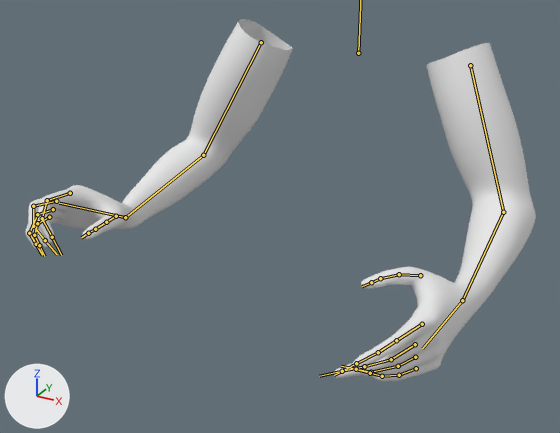
Before and after pictures for a commit that changed the FBX model Assets/Meshes/Arms.fbx.
Rendered twice from a camera (50 mm lens) standing at (0.404, -0.951, 0.215) and looking at (-0.001, -0.214, -0.153). The lights are fixed; the arrows at lower left show +X, +Y and +Z. Both versions are drawn at frame 1 of the action 'Door'; the numbers are the values there. The bones that bend it are drawn over the model as lines.
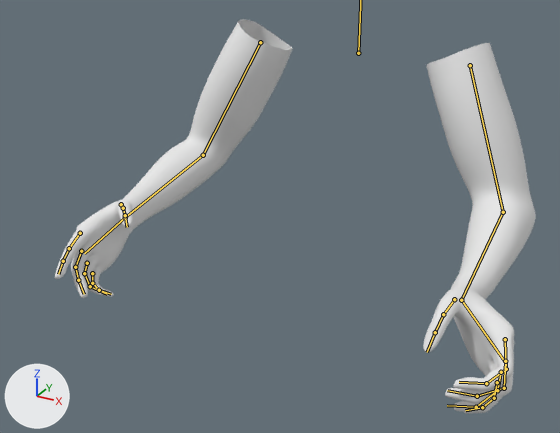
Edits to the bpy script that builds the scene:
```text
Change bone_rhand:
    where bone_rhand = bpy.data.objects['Armature'].pose.bones['RHand']  # child of 'RForearm'
    bone_rhand.rotation_quaternion: (0.83, -0.353, -0.401, -0.161) -> (1.0, 0.0, 0.0, 0.0)  # degrees (-47, -51, 1) -> degrees (0, 0, 0)
Change bone_rpointer:
    where bone_rpointer = bpy.data.objects['Armature'].pose.bones['RPointer']  # child of 'RHand'
    bone_rpointer.rotation_quaternion: (0.991, 0.083, 0.017, 0.104) -> (1.0, 0.0, 0.0, 0.0)  # degrees (10, 1, 12) -> degrees (0, 0, 0)
Change bone_rpointer1:
    where bone_rpointer1 = bpy.data.objects['Armature'].pose.bones['RPointer1']  # child of 'RPointer'
    bone_rpointer1.rotation_quaternion: (0.914, 0.211, -0.005, 0.346) -> (1.0, 0.0, 0.0, 0.0)  # degrees (23, -9, 40) -> degrees (0, 0, 0)
Change bone_rpointer2:
    where bone_rpointer2 = bpy.data.objects['Armature'].pose.bones['RPointer2']  # child of 'RPointer1'
    bone_rpointer2.rotation_quaternion: (0.943, 0.143, 0.0, 0.3) -> (1.0, 0.0, 0.0, 0.0)  # degrees (16, -5, 35) -> degrees (0, 0, 0)
Change bone_rmiddlefinger1:
    where bone_rmiddlefinger1 = bpy.data.objects['Armature'].pose.bones['RMiddlefinger1']  # child of 'RMiddlefinger'
    bone_rmiddlefinger1.rotation_quaternion: (0.916, 0.139, 0.049, 0.372) -> (1.0, 0.0, 0.0, 0.0)  # degrees (17, -1, 44) -> degrees (0, 0, 0)
Change bone_rmiddlefinger2:
    where bone_rmiddlefinger2 = bpy.data.objects['Armature'].pose.bones['RMiddlefinger2']  # child of 'RMiddlefinger1'
    bone_rmiddlefinger2.rotation_quaternion: (0.954, 0.101, 0.01, 0.282) -> (1.0, 0.0, 0.0, 0.0)  # degrees (11, -2, 33) -> degrees (0, 0, 0)
Change bone_rring1:
    where bone_rring1 = bpy.data.objects['Armature'].pose.bones['RRing1']  # child of 'RRing'
    bone_rring1.rotation_quaternion: (0.982, 0.061, -0.006, 0.177) -> (1.0, 0.0, 0.0, 0.0)  # degrees (7, -2, 20) -> degrees (0, 0, 0)
Change bone_rring2:
    where bone_rring2 = bpy.data.objects['Armature'].pose.bones['RRing2']  # child of 'RRing1'
    bone_rring2.rotation_quaternion: (0.985, 0.038, 0.0, 0.17) -> (1.0, 0.0, 0.0, 0.0)  # degrees (4, -1, 20) -> degrees (0, 0, 0)
Change bone_rpinky:
    where bone_rpinky = bpy.data.objects['Armature'].pose.bones['RPinky']  # child of 'RHand'
    bone_rpinky.rotation_quaternion: (1.0, 0.018, 0.003, 0.023) -> (1.0, 0.0, 0.0, 0.0)  # degrees (2, 0, 3) -> degrees (0, 0, 0)
Change bone_rpinky1:
    where bone_rpinky1 = bpy.data.objects['Armature'].pose.bones['RPinky1']  # child of 'RPinky'
    bone_rpinky1.rotation_quaternion: (0.992, 0.035, 0.008, 0.119) -> (1.0, 0.0, 0.0, 0.0)  # degrees (4, 0, 14) -> degrees (0, 0, 0)
Change bone_rpinky2:
    where bone_rpinky2 = bpy.data.objects['Armature'].pose.bones['RPinky2']  # child of 'RPinky1'
    bone_rpinky2.rotation_quaternion: (0.994, 0.025, 0.0, 0.103) -> (1.0, 0.0, 0.0, 0.0)  # degrees (3, 0, 12) -> degrees (0, 0, 0)
Change bone_lhand:
    where bone_lhand = bpy.data.objects['Armature'].pose.bones['LHand']  # child of 'LForearm'
    bone_lhand.rotation_quaternion: (1.0, 0.0, 0.0, 0.0) -> (0.907, -0.419, 0.022, -0.026)  # degrees (0, 0, 0) -> degrees (-50, 1, -4)
Change bone_lthumb:
    where bone_lthumb = bpy.data.objects['Armature'].pose.bones['LThumb']  # child of 'LHand'
    bone_lthumb.rotation_quaternion: (1.0, 0.0, 0.0, 0.0) -> (0.987, -0.155, -0.049, -0.009)  # degrees (0, 0, 0) -> degrees (-18, -6, 0)
Change bone_lthumb1:
    where bone_lthumb1 = bpy.data.objects['Armature'].pose.bones['LThumb1']  # child of 'LThumb'
    bone_lthumb1.rotation_quaternion: (1.0, 0.0, 0.0, 0.0) -> (0.996, -0.076, -0.024, -0.043)  # degrees (0, 0, 0) -> degrees (-9, -3, -5)
Change bone_lpointer:
    where bone_lpointer = bpy.data.objects['Armature'].pose.bones['LPointer']  # child of 'LHand'
    bone_lpointer.rotation_quaternion: (1.0, 0.0, 0.0, 0.0) -> (0.994, 0.031, -0.028, -0.102)  # degrees (0, 0, 0) -> degrees (4, -3, -12)
Change bone_lpointer1:
    where bone_lpointer1 = bpy.data.objects['Armature'].pose.bones['LPointer1']  # child of 'LPointer'
    bone_lpointer1.rotation_quaternion: (1.0, 0.0, 0.0, 0.0) -> (0.928, 0.2, -0.066, -0.309)  # degrees (0, 0, 0) -> degrees (24, 0, -37)
Change bone_lpointer2:
    where bone_lpointer2 = bpy.data.objects['Armature'].pose.bones['LPointer2']  # child of 'LPointer1'
    bone_lpointer2.rotation_quaternion: (1.0, 0.0, 0.0, 0.0) -> (0.946, 0.128, -0.015, -0.296)  # degrees (0, 0, 0) -> degrees (15, 3, -34)
Change bone_lmiddlefinger:
    where bone_lmiddlefinger = bpy.data.objects['Armature'].pose.bones['LMiddlefinger']  # child of 'LHand'
    bone_lmiddlefinger.rotation_quaternion: (1.0, 0.0, 0.0, 0.0) -> (0.997, 0.041, -0.005, -0.058)  # degrees (0, 0, 0) -> degrees (5, 0, -7)
Change bone_lmiddlefinger1:
    where bone_lmiddlefinger1 = bpy.data.objects['Armature'].pose.bones['LMiddlefinger1']  # child of 'LMiddlefinger'
    bone_lmiddlefinger1.rotation_quaternion: (1.0, 0.0, 0.0, 0.0) -> (0.933, 0.141, -0.025, -0.33)  # degrees (0, 0, 0) -> degrees (16, 3, -39)
Change bone_lmiddlefinger2:
    where bone_lmiddlefinger2 = bpy.data.objects['Armature'].pose.bones['LMiddlefinger2']  # child of 'LMiddlefinger1'
    bone_lmiddlefinger2.rotation_quaternion: (1.0, 0.0, 0.0, 0.0) -> (0.973, 0.086, -0.005, -0.213)  # degrees (0, 0, 0) -> degrees (10, 2, -25)
Change bone_lpinky1:
    where bone_lpinky1 = bpy.data.objects['Armature'].pose.bones['LPinky1']  # child of 'LPinky'
    bone_lpinky1.rotation_quaternion: (1.0, 0.0, 0.0, 0.0) -> (0.998, 0.023, -0.005, -0.054)  # degrees (0, 0, 0) -> degrees (3, 0, -6)
```

What differs and where, as boxes (x1, y1, x2, y2) in the pictures (560 x 433 px):
'Mesh', posed (9% taller)
    before: (25, 19, 536, 381)
    after: (55, 19, 536, 414)
bone 'RHand', root to tip
    before: (125, 217) to (59, 203)
    after: (125, 217) to (84, 253)
bone 'RPointer', root to tip
    before: (70, 193) to (47, 200)
    after: (80, 233) to (69, 248)
bone 'RPointer1', root to tip
    before: (47, 200) to (42, 218)
    after: (69, 248) to (63, 261)
bone 'RPointer2', root to tip
    before: (42, 218) to (52, 237)
    after: (63, 261) to (58, 274)
bone 'RMiddlefinger1', root to tip
    before: (33, 206) to (33, 226)
    after: (75, 267) to (78, 280)
bone 'RMiddlefinger2', root to tip
    before: (33, 226) to (45, 240)
    after: (78, 280) to (84, 294)
bone 'RRing1', root to tip
    before: (37, 214) to (29, 233)
    after: (84, 273) to (90, 286)
bone 'RRing2', root to tip
    before: (29, 233) to (36, 244)
    after: (90, 286) to (107, 294)
bone 'RPinky', root to tip
    before: (49, 217) to (37, 223)
    after: (92, 273) to (92, 283)
bone 'RPinky1', root to tip
    before: (37, 223) to (34, 235)
    after: (92, 283) to (99, 290)
bone 'RPinky2', root to tip
    before: (34, 235) to (39, 245)
    after: (99, 290) to (111, 294)
bone 'LHand', root to tip
    before: (462, 300) to (422, 348)
    after: (461, 300) to (504, 360)
bone 'LThumb', root to tip
    before: (420, 275) to (399, 274)
    after: (454, 299) to (443, 314)
bone 'LThumb1', root to tip
    before: (399, 274) to (380, 278)
    after: (443, 314) to (435, 332)
bone 'LPointer', root to tip
    before: (422, 324) to (396, 340)
    after: (505, 339) to (506, 369)
bone 'LPointer1', root to tip
    before: (396, 340) to (378, 352)
    after: (506, 369) to (486, 383)
bone 'LPointer2', root to tip
    before: (378, 352) to (356, 363)
    after: (486, 383) to (459, 382)
bone 'LMiddlefinger', root to tip
    before: (415, 344) to (391, 359)
    after: (505, 361) to (504, 388)
bone 'LMiddlefinger1', root to tip
    before: (391, 359) to (364, 366)
    after: (504, 388) to (477, 396)
bone 'LMiddlefinger2', root to tip
    before: (364, 366) to (342, 371)
    after: (477, 396) to (447, 390)
bone 'LPinky1', root to tip
    before: (399, 375) to (382, 376)
    after: (494, 398) to (482, 407)
